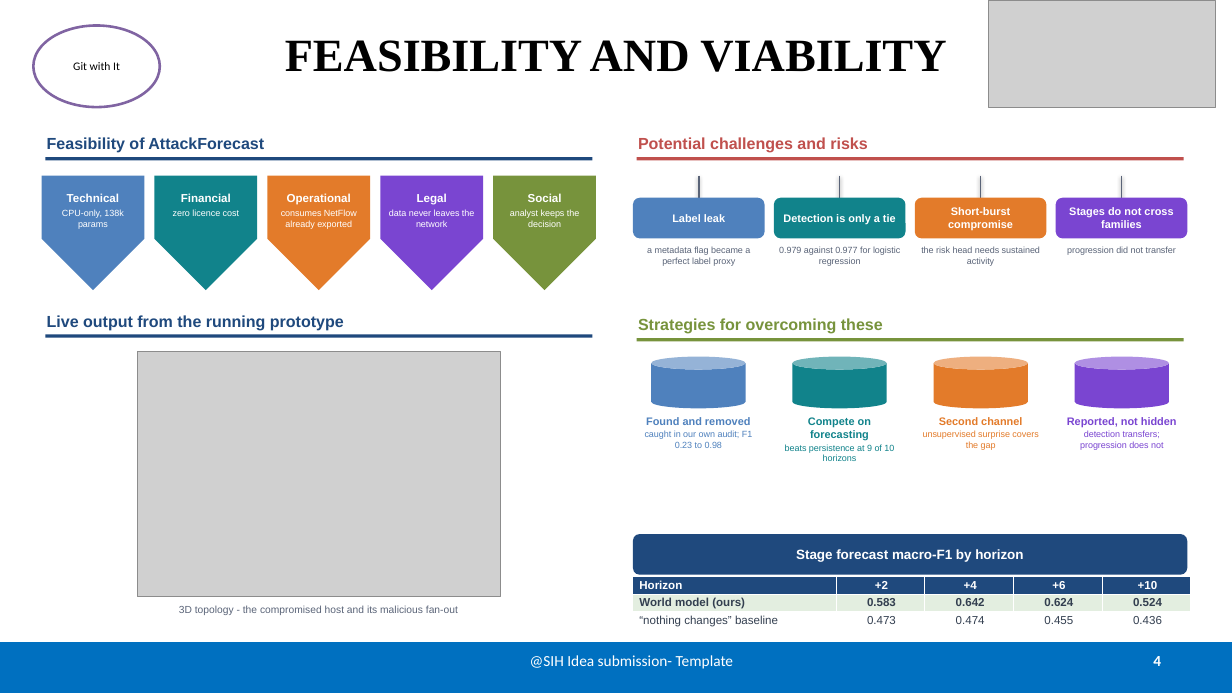
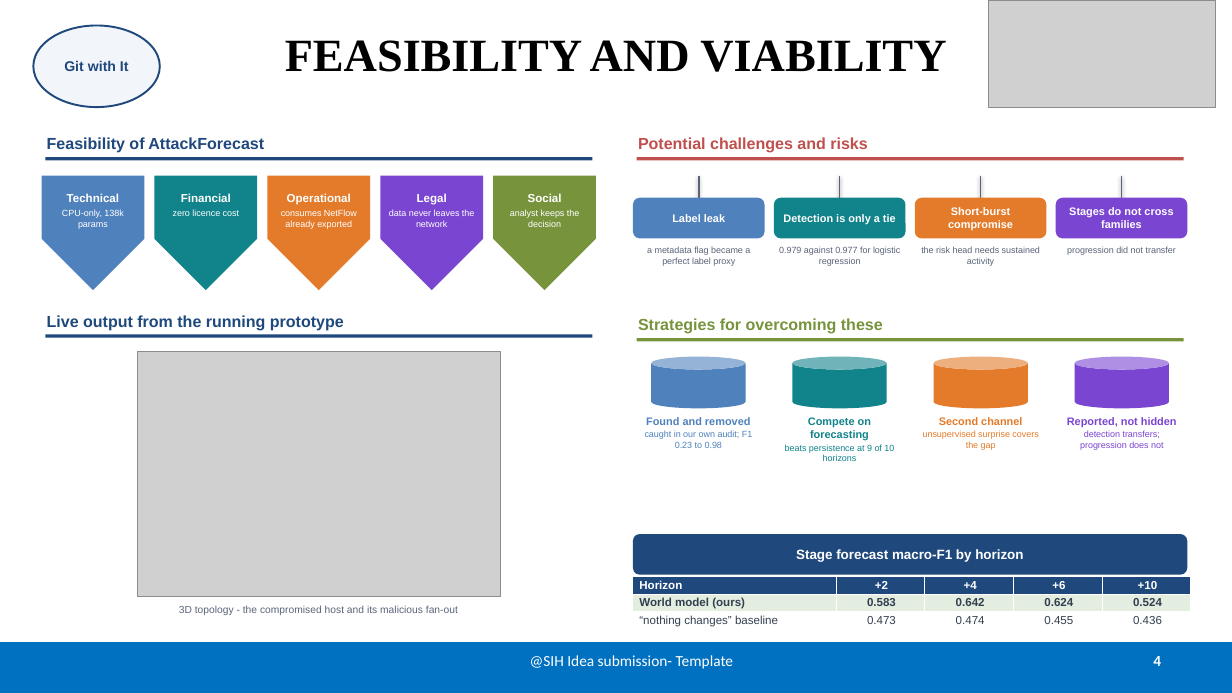
Before and after one commit to HowSuyash/AttackForecast, a slide deck: slide 4 of SIH2026_PS26153_Presentation.pptx. Drawn at 1232x693 pixels with LibreOffice and Linux fonts; fonts in the diff are those of the drawing; grey boxes stand for pictures. Boxes give left, top, right and bottom in pixels: in the first picture for what was removed or moved away, otherwise in the second. Text is boxed around its words. In the diff, an @@ line names an element or a change of style, - is before the commit and + after.

Commit message:
Make the team name readable, and leave a slot for the logo
On the deck the name sat as the template ships it -- 9pt, unbolded, theme
colour on a transparent oval -- which on a projector reads as a
watermark rather than as whose work this is. It is a badge now: filled,
navy outline, 11pt bold, on all five content slides.

On the dashboard it was not there at all. Same badge treatment in the
sidebar, under the title.

The brand mark is still the placeholder diamond, but it now swaps itself
for static/logo.png the moment that file exists -- dropping the image in
is the whole install step, no edit needed.

```diff
--- a/SIH2026_PS26153_Presentation.pptx
+++ b/SIH2026_PS26153_Presentation.pptx
@@ ellipse "Git with It" at box(33, 26, 160, 107): size 9 to 11 pt, font Calibri to Arial, text colour #000000 to #1F497D, bold on; fill #FFFFFF to #F2F5FA; outline #8064A2 2 pt to #1F497D 1.5 pt @@
```
Also in this commit, not shown: 4 other slides changed, 2 other files.
